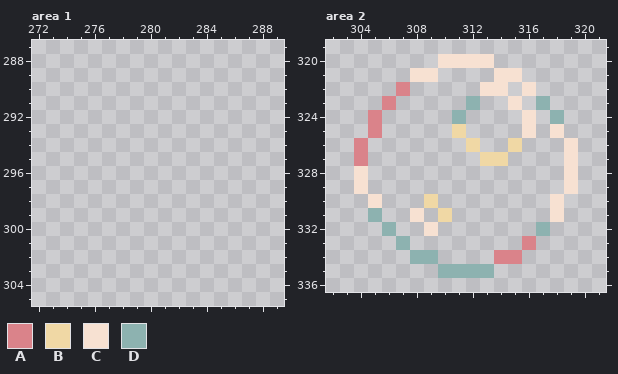
File history of a pixel-art file, Textures/ConceptArt/ConceptArt1.aseprite. The first picture shows the starting point.
815x816 pixels, 1 frame. Colours within 5 levels of each other are drawn and written as one. Shown: area 1: x 272..289, y 287..305; area 2: x 302..321, y 319..336. The commit also changed other parts of the picture, which this record leaves out.
Palette (. is transparent): A #da838a  B #f0d8a5  C #f7e1d2  D #8db2b0
Pixels before, area 2, first column x 304:
320 ......CCCC......
321 ....CC....CC....
322 ...A.....CC.C...
323 ..A.....D..C.D..
324 .A.....D....C.D.
325 .A.....B....C.C.
326 A.......B..B...C
327 A........BB....C
328 C..............C
329 C..............C
330 .C...B........C.
331 .D..C.B.......C.
332 ..D..C.......D..
333 ...D........A...
334 ....DD....AA....
335 ......DDDD......
New version:
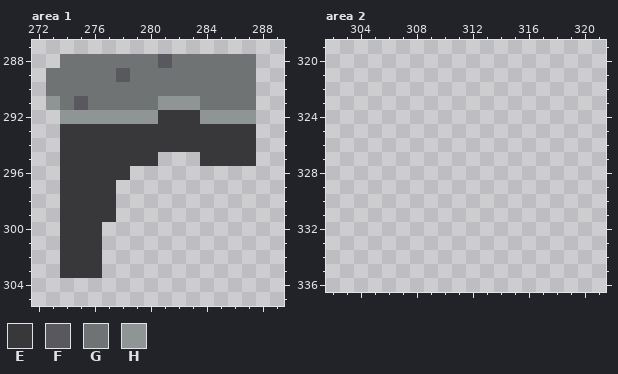
Colours new in this view: E #38373a  F #58585e  G #6f7374  H #8f9494
Changes in this commit:
Area 1:
The author put colour E in row 292 at x 281 to 283; in rows 293 to 294 at x 274 to 287; in row 295 at x 274 to 280 and 284 to 287; in row 296 at x 274 to 278; in rows 297 to 299 at x 274 to 277; in rows 300 to 303 at x 274 to 276.
The author put colour F in row 288 at x 281; in row 289 at x 278; in row 291 at x 275.
The author put colour G in row 288 at x 274 to 280 and 282 to 287; in row 289 at x 273 to 277 and 279 to 287; in row 290 at x 273 to 287; in row 291 at x 274, 276 to 280 and 284 to 287.
The author put colour H in row 291 at x 273 and 281 to 283; in row 292 at x 274 to 280 and 284 to 287.
Area 2:
Colour A is removed in row 322 at x 307; in row 323 at x 306; in rows 324 to 325 at x 305; in rows 326 to 327 at x 304; in row 333 at x 316; in row 334 at x 314 to 315.
Colour B is removed in row 325 at x 311; in row 326 at x 312 and 315; in row 327 at x 313 to 314; in row 330 at x 309; in row 331 at x 310.
Colour C is removed in row 320 at x 310 to 313; in row 321 at x 308 to 309 and 314 to 315; in row 322 at x 313 to 314 and 316; in row 323 at x 315; in row 324 at x 316; in row 325 at x 316 and 318.
Colour C is removed in rows 326 to 327 at x 319; in rows 328 to 329 at x 304 and 319; in row 330 at x 305 and 318; in row 331 at x 308 and 318; in row 332 at x 309.
Colour D is removed in row 323 at x 312 and 317; in row 324 at x 311 and 318; in row 331 at x 305; in row 332 at x 306 and 317; in row 333 at x 307; in row 334 at x 308 to 309.
Colour D is removed in row 335 at x 310 to 313.
Boxes around the changes in both pictures, in picture pixels (x1, y1, x2, y2):
added: (46, 54, 256, 278)
erased: (354, 54, 578, 278)
